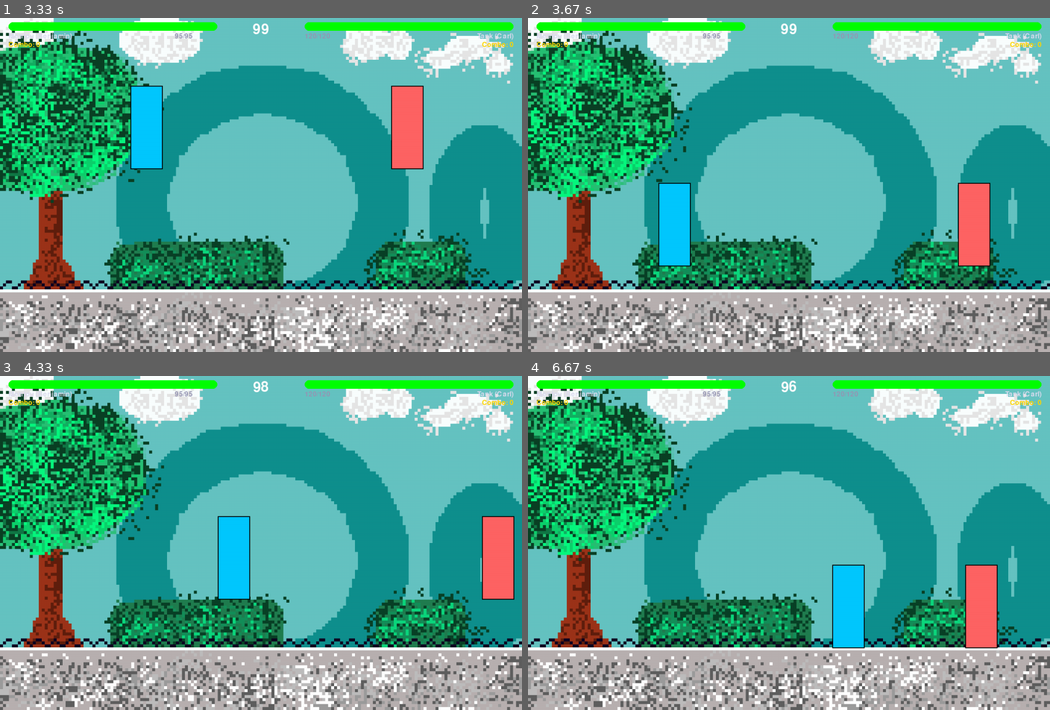
Above: before the commit, frames 1-4 (two rows, left to right).
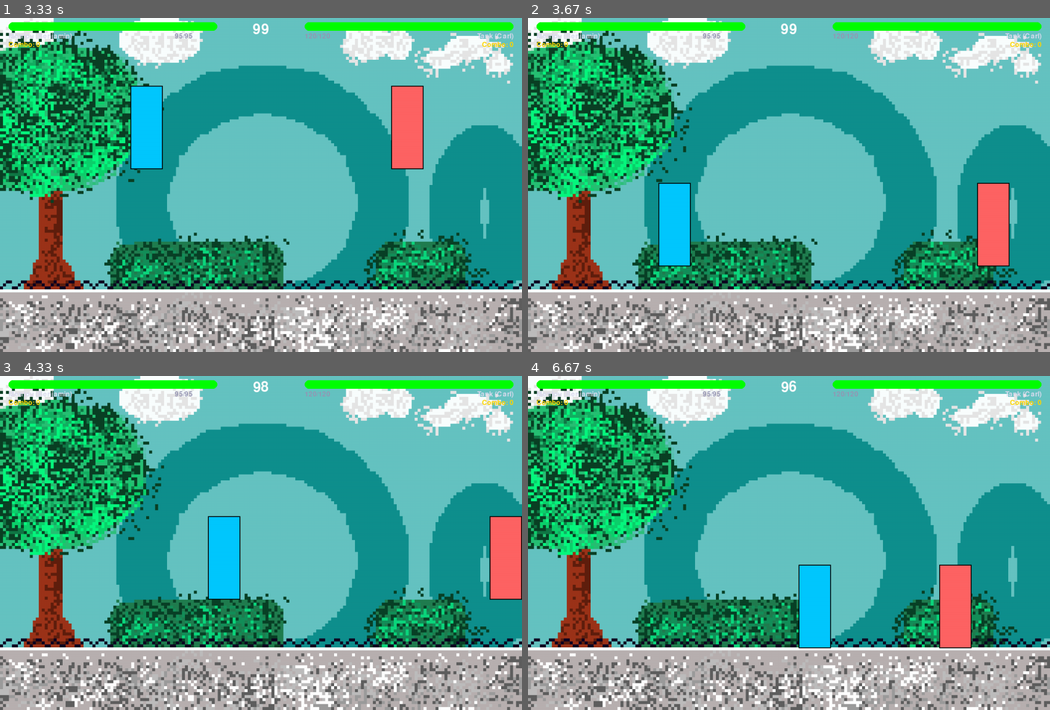
Above: after the commit, the same moments.

Repository: CarlosLeBg/pythfighter
Game: pygame game, started from src/game.py
The game is run twice, just before and just after one commit, with the same random seed, the same clock (stepped at 60 frames per second) and the same inputs.
Inputs:
- Up to frame 1 (3.33 s): no input
- Up to frame 2 (3.67 s): hold Right from 3.33 s (still down)
- Up to frame 3 (4.33 s): release Right at 3.8 s; hold Up 3.83-4.13 s; hold W 3.83-4.13 s; hold Right from 4.17 s (still down); hold D from 4.17 s (still down)
- Up to frame 4 (6.67 s): release Right at 4.63 s; release D at 4.63 s; hold Left 4.67-5.2 s; hold A 4.67-5.2 s; hold Left 5.23-5.63 s; hold A 5.23-5.63 s; hold Up 5.67-6.03 s; hold W 5.67-6.03 s; hold Right from 6.07 s (still down); hold D from 6.07 s (still down)

Frame 1 is identical in both runs. In frame 2, 2.0% of the frame differs, in the area x 82-93%, y 49-75%; in frame 3, 1.9%; in frame 4, 5.8%, in the area x 51-90%, y 56-82%.

Commit message:
Modif de Carlos

Diff:
--- a/src/config/fighters.py
+++ b/src/config/fighters.py
@@ -1,89 +1,89 @@
 class Fighter:
-    def __init__(self, name, speed, damage, abilities, style, stats, description, combo_tips, lore, color, special_ability, weakness):
+    def __init__(self, name, speed, damage, abilities, style, stats, desc, combo, lore, color, special, weakness):
         self.name = name
         self.speed = speed
         self.damage = damage
         self.abilities = abilities
         self.style = style
         self.stats = stats
-        self.description = description
-        self.combo_tips = combo_tips
+        self.desc = desc
+        self.combo = combo
         self.lore = lore
         self.color = color
-        self.special_ability = special_ability
+        self.special = special
         self.weakness = weakness
 
 
 class AgileFighter(Fighter):
     def __init__(self):
         super().__init__(
-            "Menfou (Benjamin)", speed=9, damage=7,
+            "Menfou (Benjamin)", speed=8, damage=7,
             abilities=["Dodge", "Quick Strike"],
-            style="Agile", stats={"Force": 7, "Défense": 3, "Vitesse": 9, "Vie": 95},
-            description="Un samouraï rapide et précis, excellent pour esquiver et contre-attaquer.",
-            combo_tips=["Esquivez puis enchaînez avec une frappe rapide pour un maximum d'impact."],
-            lore="Benjamin est un maître du katana, spécialisé dans la rapidité et les attaques chirurgicales.",
+            style="Agile", stats={"Force": 7, "Défense": 3, "Vitesse": 8, "Vie": 95},
+            desc="Rapide et insaisissable, il excelle dans l'esquive et la contre-attaque.",
+            combo=["Esquivez puis frappez rapidement pour un maximum d'impact."],
+            lore="Maître du katana, il privilégie la vitesse aux attaques puissantes.",
             color=(0, 200, 255),
-            special_ability="Esquive parfaite (réduit les dégâts reçus de 50 % si activée au bon moment)",
-            weakness="Faible résistance (3 coups pour briser la garde)"
+            special="Esquive parfaite (réduit les dégâts de 50 % si bien utilisée)",
+            weakness="Fragile (3 coups suffisent à briser sa garde)"
         )
 
 
 class Tank(Fighter):
     def __init__(self):
         super().__init__(
-            "Tank (Carl)", speed=2, damage=20,
+            "Tank (Carl)", speed=3, damage=18,
             abilities=["Shield Bash", "Endurance"],
-            style="Defensive", stats={"Force": 10, "Défense": 6, "Vitesse": 2, "Vie": 120},
-            description="Un guerrier imposant et lent, mais capable d'encaisser et de frapper très fort.",
-            combo_tips=["Utilisez Shield Bash pour repousser les ennemis, puis suivez avec une attaque lourde."],
-            lore="Carl est un géant sur le champ de bataille, inarrêtable dans sa quête de victoire.",
+            style="Defensive", stats={"Force": 10, "Défense": 7, "Vitesse": 3, "Vie": 120},
+            desc="Massif et résistant, il frappe fort mais se déplace lentement.",
+            combo=["Utilisez Shield Bash pour repousser, puis enchaînez une attaque lourde."],
+            lore="Un colosse sur le champ de bataille, inébranlable en défense.",
             color=(255, 100, 100),
-            special_ability="Bouclier indestructible (absorbe le prochain coup subi toutes les 10 secondes)",
-            weakness="Extrême lenteur (difficile de toucher les cibles rapides)"
+            special="Bouclier indestructible (absorbe un coup toutes les 10 sec)",
+            weakness="Très lent (difficile d'atteindre les cibles mobiles)"
         )
 
 
 class BurstDamage(Fighter):
     def __init__(self):
         super().__init__(
-            "Burst Damage (Moinécha)", speed=6, damage=5,
+            "Moinécha", speed=6, damage=6,
             abilities=["Flame Burst", "Inferno"],
             style="Burst", stats={"Force": 6, "Défense": 4, "Vitesse": 6, "Vie": 100},
-            description="Un moine spécialisé dans les attaques à base de feu, infligeant des brûlures continues.",
-            combo_tips=["Appliquez la brûlure avec Flame Burst, puis enchaînez avec Inferno pour maximiser les dégâts."],
-            lore="Moinécha utilise le pouvoir des flammes pour anéantir ses ennemis, un maître du contrôle de zone.",
+            desc="Un moine du feu, infligeant des brûlures continues à ses ennemis.",
+            combo=["Appliquez la brûlure avec Flame Burst, puis terminez avec Inferno."],
+            lore="Maîtrisant les flammes, il privilégie les dégâts sur la durée.",
             color=(255, 165, 0),
-            special_ability="Inflige des brûlures (5 dégâts par seconde pendant 3 secondes)",
-            weakness="Faibles dégâts directs (brûlures nécessaires pour maximiser les dégâts totaux)"
+            special="Brûlure (5 dégâts/s pendant 3s)",
+            weakness="Dégâts directs faibles (doit maximiser les brûlures)"
         )
 
 
 class ThunderStrike(Fighter):
     def __init__(self):
         super().__init__(
-            "Thunder Strike (Timothy)", speed=8, damage=9,
+            "Timothy", speed=7, damage=9,
             abilities=["Lightning Bolt", "Thunderstorm"],
-            style="Elemental", stats={"Force": 9, "Défense": 4, "Vitesse": 8, "Vie": 100},
-            description="Un combattant électrique qui peut paralyser ses adversaires et dominer le combat.",
-            combo_tips=["Utilisez Lightning Bolt pour étourdir, puis Thunderstorm pour infliger de lourds dégâts."],
-            lore="Timothy, né pendant un orage, canalise l'énergie des éclairs pour terrasser ses adversaires.",
+            style="Elemental", stats={"Force": 9, "Défense": 4, "Vitesse": 7, "Vie": 100},
+            desc="Maître de l'électricité, capable d'étourdir ses adversaires.",
+            combo=["Utilisez Lightning Bolt pour étourdir, puis enchaînez avec Thunderstorm."],
+            lore="Né en plein orage, il canalise la foudre pour terrasser ses ennemis.",
             color=(0, 0, 255),
-            special_ability="Stun aléatoire (25 % de chance d'étourdir l'ennemi pendant 2 secondes)",
-            weakness="Dépendance à la chance (le stun peut ne pas se produire)"
+            special="Stun aléatoire (25 % de chance d'étourdir 2s)",
+            weakness="Dépendance à la chance (stun incertain)"
         )
 
 
 class Bruiser(Fighter):
     def __init__(self):
         super().__init__(
-            "Bruiser (Rémi)", speed=7, damage=8,
+            "Rémi", speed=6, damage=8,
             abilities=["Balanced Strike", "Power Up"],
-            style="Balanced", stats={"Force": 8, "Défense": 4, "Vitesse": 7, "Vie": 105},
-            description="Un combattant polyvalent, équilibré dans toutes les statistiques.",
-            combo_tips=["Activez Power Up pour augmenter vos dégâts, puis frappez avec Balanced Strike."],
-            lore="Rémi est un guerrier polyvalent, prêt à affronter n'importe quelle situation avec aplomb.",
+            style="Balanced", stats={"Force": 8, "Défense": 5, "Vitesse": 6, "Vie": 105},
+            desc="Un combattant équilibré, performant dans toutes les situations.",
+            combo=["Activez Power Up, puis enchaînez un Balanced Strike."],
+            lore="Guerrier polyvalent, il s’adapte à tous les styles de combat.",
             color=(128, 128, 128),
-            special_ability="Boost équilibré (augmente les dégâts et la vitesse de 10 % pendant 5 secondes)",
-            weakness="Aucune statistique dominante (ne surpasse pas les autres dans un domaine spécifique)"
+            special="Boost (10 % dégâts + vitesse pendant 5s)",
+            weakness="Aucune stat dominante (moyen partout, mais excelle nulle part)"
         )
